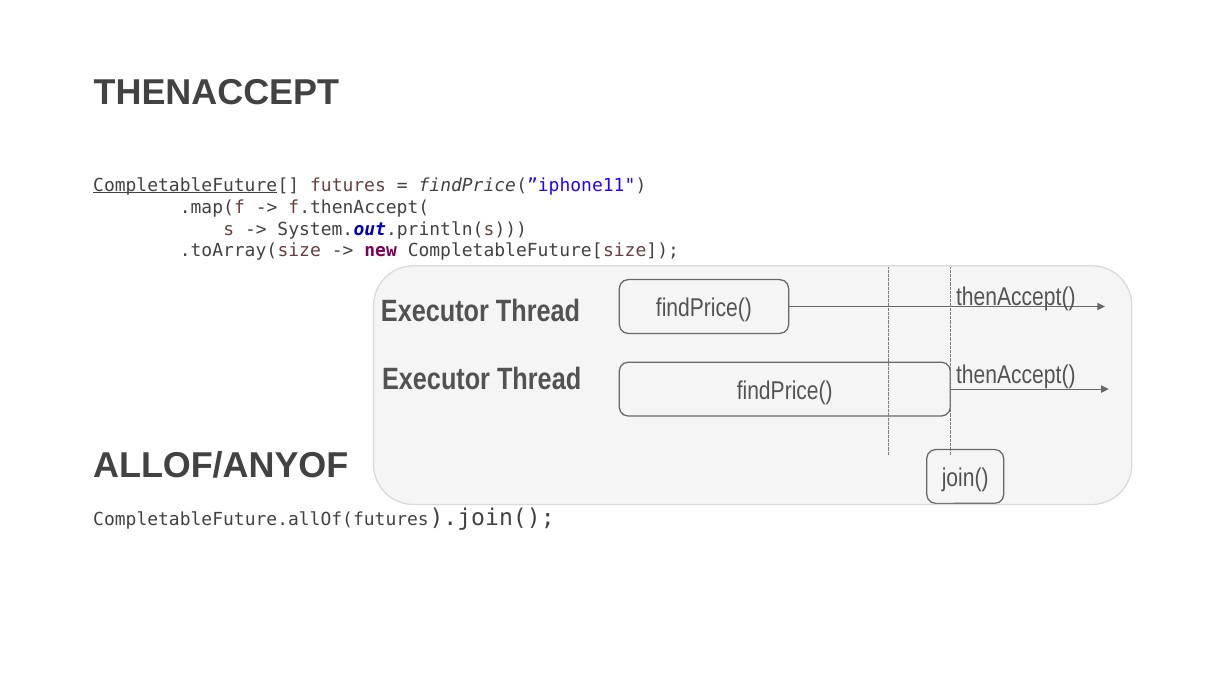
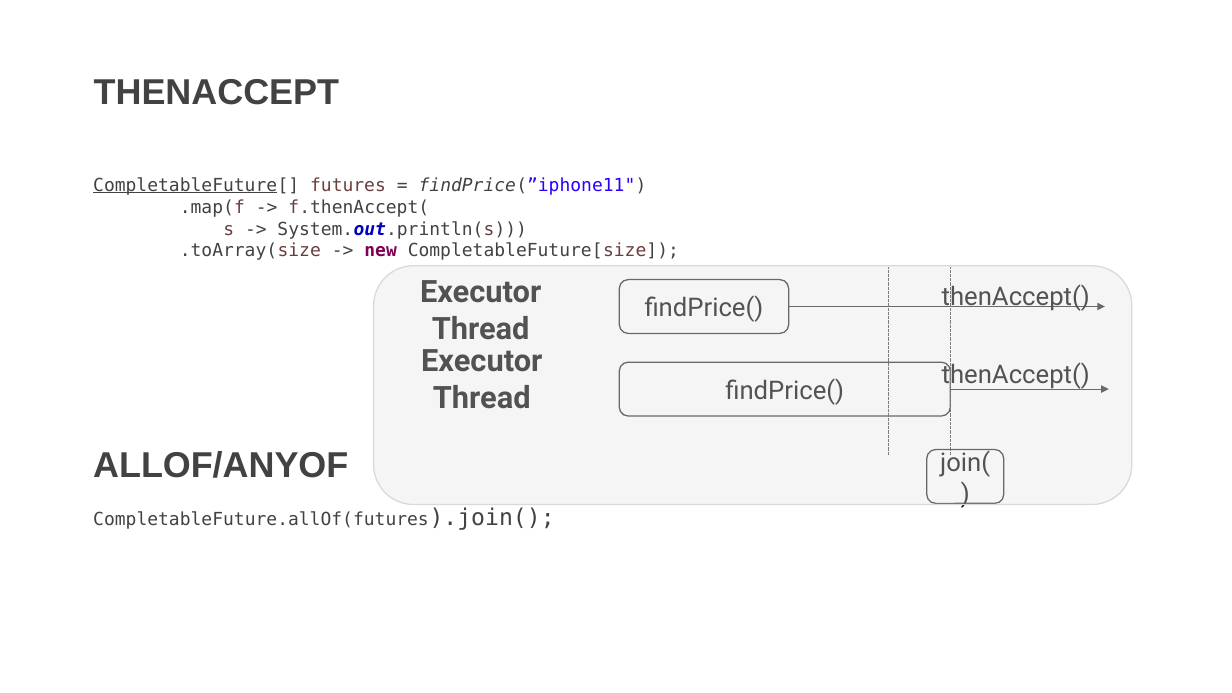
Before and after one commit to DevDay2019-AxonActive/DevDay2019---Advanced-Java, a slide deck: slide 21 of presentations/java_future.pptx. Drawn at 1232x693 pixels with LibreOffice and Linux fonts; fonts in the diff are those of the drawing; background and template pictures are left out. Boxes give left, top, right and bottom in pixels: in the first picture for what was removed or moved away, otherwise in the second. Text is boxed around its words. In the diff, an @@ line names an element or a change of style, - is before the commit and + after.

```diff
--- a/presentations/java_future.pptx
+++ b/presentations/java_future.pptx
@@ font Arial Narrow to Roboto in 7 elements at [619, 280, 788, 334], [619, 362, 950, 416], [420, 280, 541, 340], [421, 349, 542, 409], [927, 450, 1004, 504], [942, 359, 1090, 389], [927, 268, 1105, 322] @@
```
Also in this commit, not shown: 17 other slides changed.
